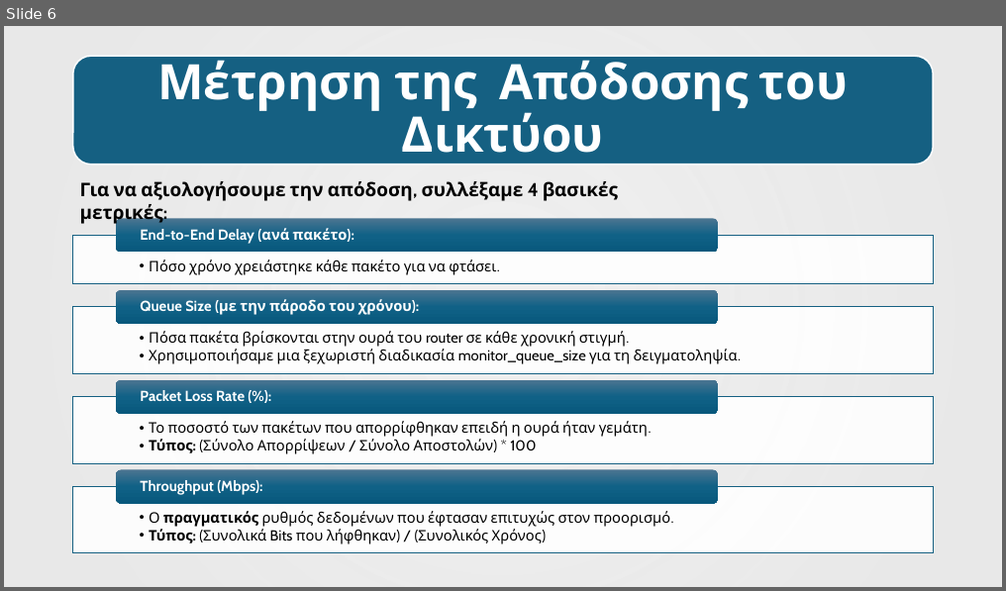
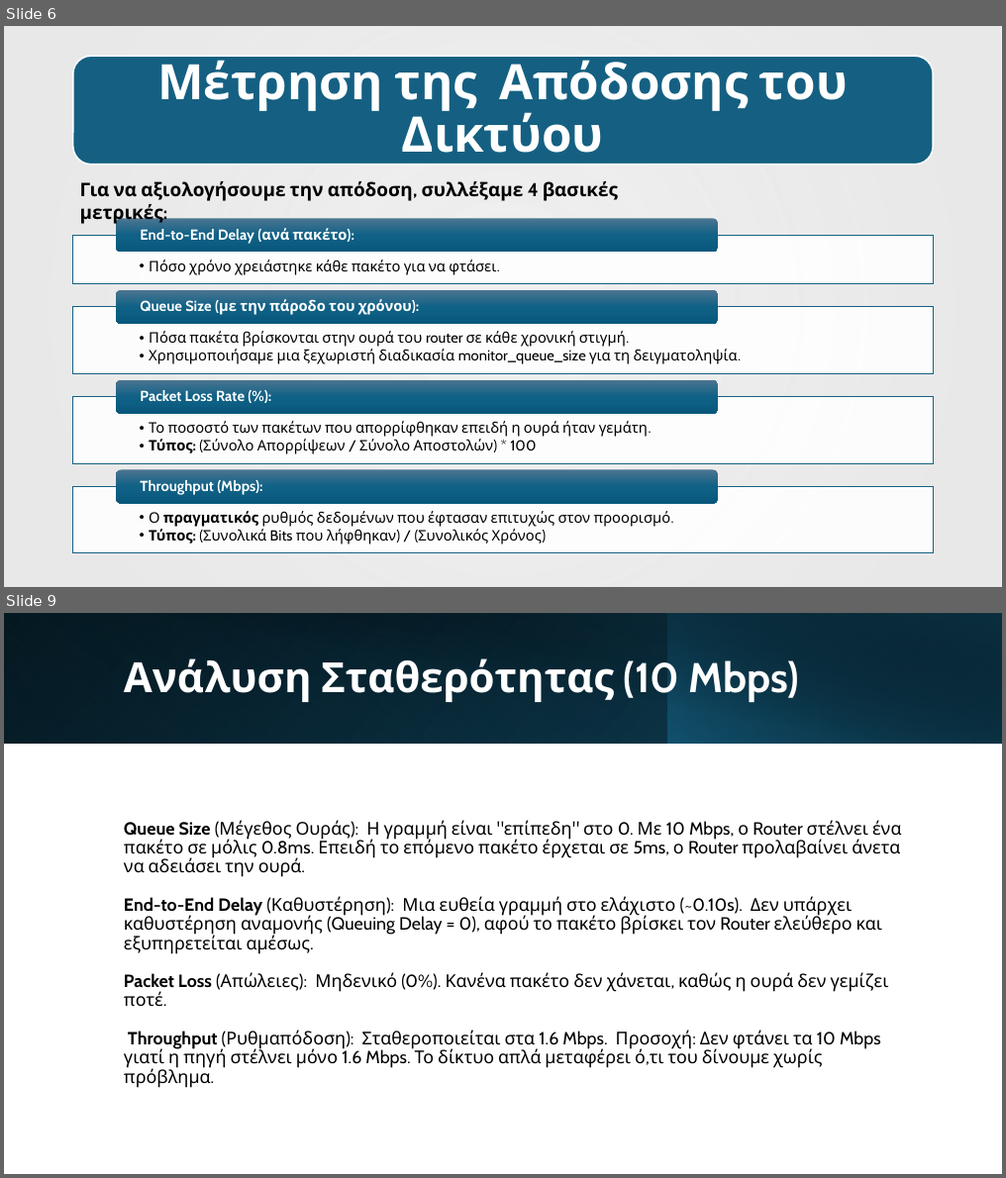
Before and after one commit to AlexandrosChal/Event-driven-network-simulation-in-Python-and-SimPy, a slide deck: Παρουσίαση.pptx. Shown one above the other, each under a label of ours: slide 6 before the commit, slides 6 and 9 after it; the slides between them are not shown. The pictures are 1006x591 and 1006x1178 pixels, drawn with LibreOffice and Linux fonts; fonts in the diff are those of the drawing; background and template pictures are left out. Boxes give left, top, right and bottom in pixels: in the first picture for what was removed or moved away, otherwise in the second. Text is boxed around its words. In the diff, an @@ line names an element or a change of style, - is before the commit and + after.

```diff
--- a/Παρουσίαση.pptx
+++ b/Παρουσίαση.pptx
@@ slide 9 added at bbox=[4, 613, 1002, 1174], background #FFFFFF @@
@@ rectangle added at bbox=[4, 613, 1002, 744], fill gradient #000000 to #104862 @@
@@ rectangle added at bbox=[4, 613, 668, 744], fill gradient #156082 to #0B3041 @@
@@ rectangle added at bbox=[42, 613, 1002, 744], fill gradient #000000 to #0B3041 @@
@@ rectangle added at bbox=[668, 613, 1002, 744], fill gradient #156082 to #000000 @@
@@ title added at bbox=[124, 659, 800, 702], 40 pt, text #FFFFFF, bold @@
+Ανάλυση Σταθερότητας (10 Mbps)
@@ subtitle added at bbox=[124, 820, 901, 1088], 17 pt, text #000000 @@
+Queue Size (Μέγεθος Ουράς): Η γραμμή είναι "επίπεδη" στο 0. Με 10 Mbps, ο Router στέλνει ένα πακέτο σε μόλις 0.8ms. Επειδή το επόμενο πακέτο έρχεται σε 5ms, ο Router προλαβαίνει άνετα να αδειάσει την ουρά.
+End-to-End Delay (Καθυστέρηση): Μια ευθεία γραμμή στο ελάχιστο (~0.10s). Δεν υπάρχει καθυστέρηση αναμονής (Queuing Delay = 0), αφού το πακέτο βρίσκει τον Router ελεύθερο και εξυπηρετείται αμέσως.
+Packet Loss (Απώλειες): Μηδενικό (0%). Κανένα πακέτο δεν χάνεται, καθώς η ουρά δεν γεμίζει ποτέ.
+Throughput (Ρυθμαπόδοση): Σταθεροποιείται στα 1.6 Mbps. Προσοχή: Δεν φτάνει τα 10 Mbps γιατί η πηγή στέλνει μόνο 1.6 Mbps. Το δίκτυο απλά μεταφέρει ό,τι του δίνουμε χωρίς πρόβλημα.
```
Also in this commit, not shown: 4 slides changed, 6 other slides added, 6 slides removed, 1 other file.
